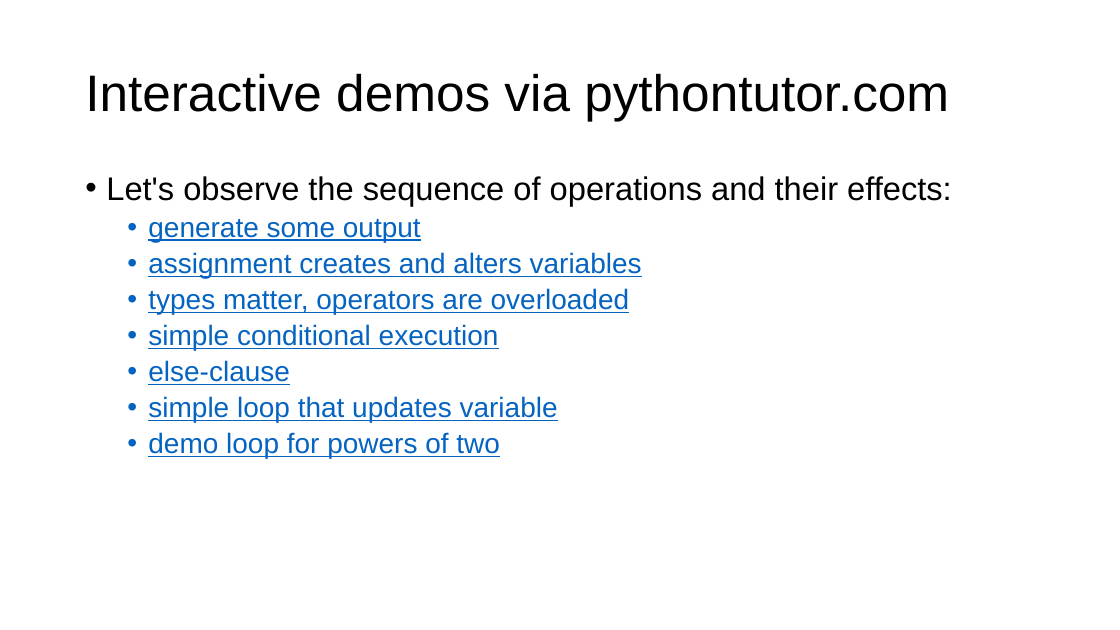
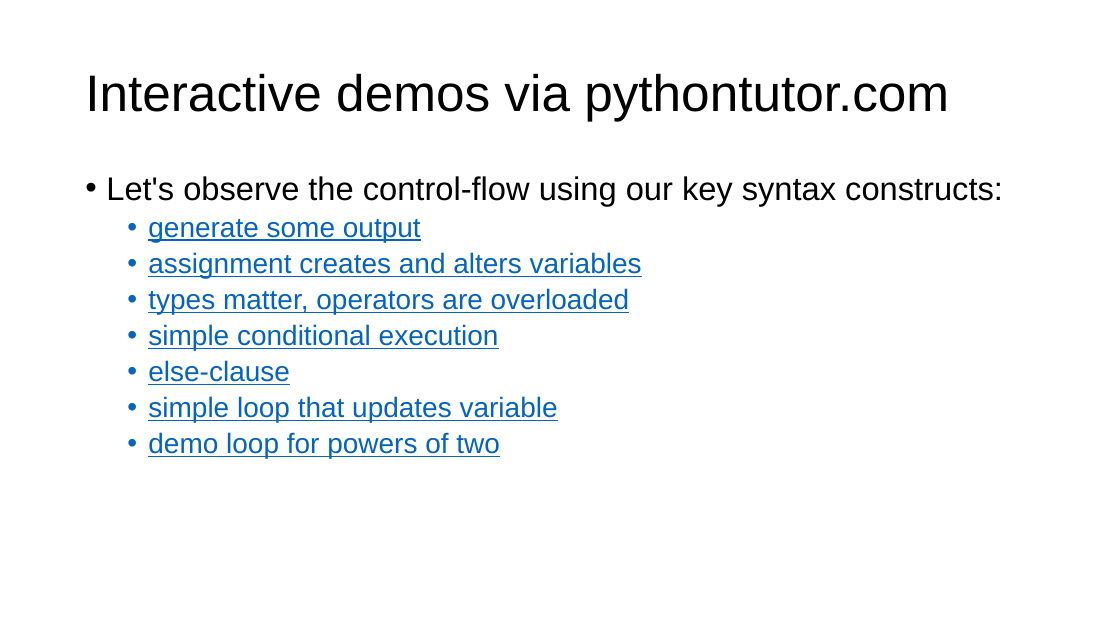
Before and after one commit to parrt/msds501, a slide deck: slide 8 of slides/intro-programming.pptx (slide 7 before the commit). Drawn at 1120x630 pixels with LibreOffice and Linux fonts; fonts in the diff are those of the drawing; background and template pictures are left out. Boxes give left, top, right and bottom in pixels: in the first picture for what was removed or moved away, otherwise in the second. Text is boxed around its words. In the diff, an @@ line names an element or a change of style, - is before the commit and + after.

```diff
--- a/slides/intro-programming.pptx
+++ b/slides/intro-programming.pptx
@@ text at [106, 176, 1003, 206]: text changed @@
-• Let's observe the sequence of operations and their effects:
+• Let's observe the control-flow using our key syntax constructs:
```
Also in this commit, not shown: 3 slides added, 3 other files.
